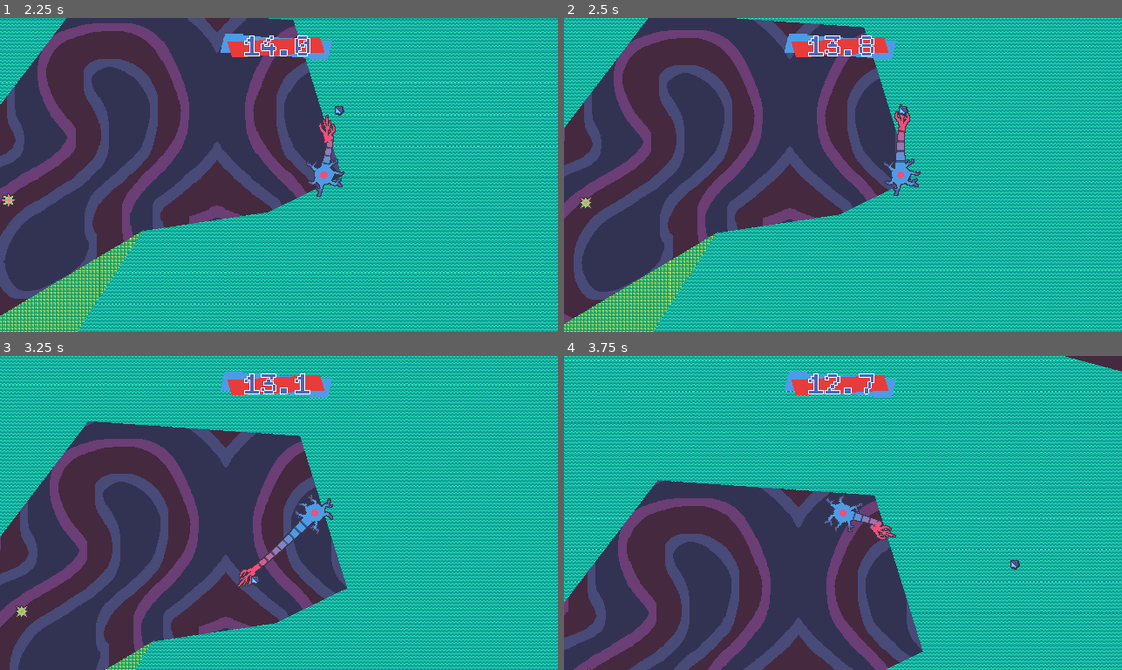
Above: before the commit, frames 1-4 (two rows, left to right).
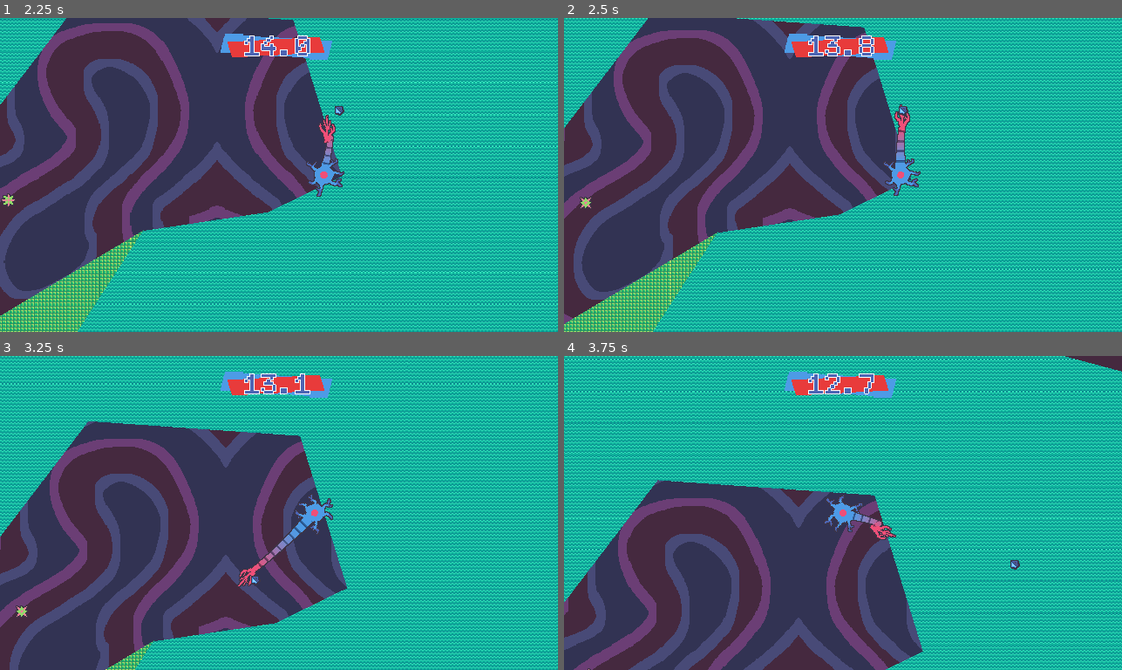
Above: after the commit, the same moments.

Repository: bnhrl/MomentumIsEverythingCountDown
Game: Godot game, scene res://Game/Levels/Level4/level_4.tscn
Two runs of this game, one before a commit and one after it. Both use one fixed random seed, a clock stepped at 60 frames per second and the inputs below. This scene is started directly instead of the project's main scene.
Inputs (mouse positions are in pixels of both pictures, inside the frame that each line leads up to):
- Up to frame 1 (2.25 s): move the mouse to (401, 159) at 0.52 s; hold D (right) 0.53-1.28 s; click (401, 159) at 0.6 s; move the mouse to (167, 190) at 1.27 s; hold S (down) 1.28-2.03 s; click (167, 190) at 1.35 s; move the mouse to (334, 105) at 2.02 s; hold D (right) from 2.03 s (still down); click (334, 105) at 2.1 s
- Up to frame 2 (2.5 s): keep holding D (right)
- Up to frame 3 (3.25 s): move the mouse to (251, 575) at 2.77 s; release D (right) at 2.78 s; hold W (up) from 2.78 s (still down); click (251, 575) at 2.85 s
- Up to frame 4 (3.75 s): move the mouse to (1010, 560) at 3.52 s; release W (up) at 3.53 s; hold A (left) from 3.53 s (still down); click (1010, 560) at 3.6 s

Frame 1 is identical in both runs. In frame 2, 0.2% of the frame differs, in the area x 15-100%, y 80-81%; in frame 3, 0.2%; in frame 4, 0.4%, in the area x 0-100%, y 1-72%.

Commit message:
Added tutorials to Levels 2 & 4

Diff:
--- a/Game/Levels/Level2/level_2.tscn
+++ b/Game/Levels/Level2/level_2.tscn
@@ -142,9 +142,25 @@
 
 [node name="Gate0" parent="Interactables" parent_id_path=PackedInt32Array(1223907740) index="1" unique_id=1337174415 instance=ExtResource("3_anfux")]
 position = Vector2(1880, 1143)
-polygon = PackedVector2Array(182, 6, -76, 48, -71, 11, 168, -47)
+polygon = PackedVector2Array(182, 6, 51, 29, -65, 82, -81, 34, 31, -14, 168, -47)
 
 [node name="CompletionZone0" parent="CompletionZones" parent_id_path=PackedInt32Array(1863227345) index="0" unique_id=241888325 instance=ExtResource("4_c2w21")]
 position = Vector2(3236, 664)
 
+[node name="Tutorial0" type="RichTextLabel" parent="." index="12" unique_id=1789180879]
+clip_contents = false
+offset_left = 1762.0
+offset_top = 999.0
+offset_right = 1953.0
+offset_bottom = 1107.0
+mouse_filter = 2
+theme_override_colors/default_color = Color(0.78039217, 0.8627451, 0.8156863, 1)
+theme_override_colors/font_outline_color = Color(0.18039216, 0.13333334, 0.18431373, 1)
+theme_override_constants/outline_size = 4
+bbcode_enabled = true
+text = "OBSTACLES require TERMINALS to be pressed."
+scroll_active = false
+horizontal_alignment = 1
+vertical_alignment = 1
+
 [connection signal="pressed" from="Interactables/WorldButton0" to="Interactables/Gate0" method="disable"]
--- a/Game/Levels/Level4/level_4.tscn
+++ b/Game/Levels/Level4/level_4.tscn
@@ -14,40 +14,40 @@
 [ext_resource type="PackedScene" uid="uid://d3xhd06mdlv8l" path="res://Game/Enemies/WhiteBloodCell/white_blood_cell.tscn" id="12_kt7sb"]
 [ext_resource type="PackedScene" uid="uid://b4ofsy8drss" path="res://Game/CompletionZone/completion_zone.tscn" id="13_u2x10"]
 
-[sub_resource type="ShaderMaterial" id="ShaderMaterial_p51bn"]
-shader = ExtResource("3_phe42")
-shader_parameter/tile_texture = ExtResource("4_5nthq")
-shader_parameter/tile_size = Vector2(16, 16)
-
-[sub_resource type="ShaderMaterial" id="ShaderMaterial_o31rp"]
-shader = ExtResource("3_phe42")
-shader_parameter/tile_texture = ExtResource("5_k0vog")
-shader_parameter/tile_size = Vector2(16, 16)
-
-[sub_resource type="ShaderMaterial" id="ShaderMaterial_2e57j"]
-shader = ExtResource("3_phe42")
-shader_parameter/tile_texture = ExtResource("4_5nthq")
-shader_parameter/tile_size = Vector2(16, 16)
-
-[sub_resource type="ShaderMaterial" id="ShaderMaterial_rifrr"]
-shader = ExtResource("3_phe42")
-shader_parameter/tile_texture = ExtResource("5_k0vog")
-shader_parameter/tile_size = Vector2(16, 16)
-
-[sub_resource type="ShaderMaterial" id="ShaderMaterial_sk6u5"]
-shader = ExtResource("3_phe42")
-shader_parameter/tile_texture = ExtResource("6_80j1j")
-shader_parameter/tile_size = Vector2(16, 16)
-
-[sub_resource type="ShaderMaterial" id="ShaderMaterial_ndkpr"]
-shader = ExtResource("3_phe42")
-shader_parameter/tile_texture = ExtResource("5_k0vog")
-shader_parameter/tile_size = Vector2(16, 16)
-
 [sub_resource type="ShaderMaterial" id="ShaderMaterial_b5xo0"]
 shader = ExtResource("3_phe42")
 shader_parameter/tile_texture = ExtResource("7_c72gb")
 shader_parameter/tile_size = Vector2(720, 1280)
+
+[sub_resource type="ShaderMaterial" id="ShaderMaterial_p51bn"]
+shader = ExtResource("3_phe42")
+shader_parameter/tile_texture = ExtResource("4_5nthq")
+shader_parameter/tile_size = Vector2(16, 16)
+
+[sub_resource type="ShaderMaterial" id="ShaderMaterial_o31rp"]
+shader = ExtResource("3_phe42")
+shader_parameter/tile_texture = ExtResource("5_k0vog")
+shader_parameter/tile_size = Vector2(16, 16)
+
+[sub_resource type="ShaderMaterial" id="ShaderMaterial_2e57j"]
+shader = ExtResource("3_phe42")
+shader_parameter/tile_texture = ExtResource("4_5nthq")
+shader_parameter/tile_size = Vector2(16, 16)
+
+[sub_resource type="ShaderMaterial" id="ShaderMaterial_rifrr"]
+shader = ExtResource("3_phe42")
+shader_parameter/tile_texture = ExtResource("5_k0vog")
+shader_parameter/tile_size = Vector2(16, 16)
+
+[sub_resource type="ShaderMaterial" id="ShaderMaterial_sk6u5"]
+shader = ExtResource("3_phe42")
+shader_parameter/tile_texture = ExtResource("6_80j1j")
+shader_parameter/tile_size = Vector2(16, 16)
+
+[sub_resource type="ShaderMaterial" id="ShaderMaterial_ndkpr"]
+shader = ExtResource("3_phe42")
+shader_parameter/tile_texture = ExtResource("5_k0vog")
+shader_parameter/tile_size = Vector2(16, 16)
 
 [sub_resource type="NavigationPolygon" id="NavigationPolygon_oqxu2"]
 vertices = PackedVector2Array(-1401.1172, 2611, -1460, 2611, -1460, 2518.3281, 511.6797, 592.7422, 737, 495.3125, 737,  …(2327 unchanged characters)…
@@ -68,6 +68,9 @@
 [node name="CountDownTimer" parent="." index="3" unique_id=102296066]
 time = 16.0
 
+[node name="Background" parent="." index="4" unique_id=675105712]
+material = SubResource("ShaderMaterial_b5xo0")
+
 [node name="PolygonWall0" parent="WallLayer/PolygonWalls" parent_id_path=PackedInt32Array(576414089) index="0" unique_id=293361938 instance=ExtResource("2_6vi2e")]
 material = SubResource("ShaderMaterial_p51bn")
 position = Vector2(-942, 641)
@@ -99,9 +102,6 @@
 position = Vector2(-438, 1259)
 polygon = PackedVector2Array(334, 106, 119, -348, -179, -370, -301, -350, -196, -152, -177, 227, -194, 414, 32, 422, 335, 450)
 
-[node name="Background" parent="." index="5" unique_id=675105712]
-material = SubResource("ShaderMaterial_b5xo0")
-
 [node name="NavigationRegion" parent="." index="6" unique_id=517625210]
 visible = false
 navigation_polygon = SubResource("NavigationPolygon_oqxu2")
@@ -141,7 +141,7 @@
 
 [node name="Gate0" parent="Interactables" parent_id_path=PackedInt32Array(1223907740) index="0" unique_id=1337174415 instance=ExtResource("9_gjb20")]
 position = Vector2(-941, 1789)
-polygon = PackedVector2Array(274, 73, -6, 35, -4, -4, 272, 42)
+polygon = PackedVector2Array(274, 73, 128, 40, -19, 63, -27, 30, 127, 11, 272, 42)
 
 [node name="WorldButton0" parent="Interactables" parent_id_path=PackedInt32Array(1223907740) index="1" unique_id=1576954058 instance=ExtResource("10_vy2vm")]
 position = Vector2(-278, 2076)
@@ -179,5 +179,37 @@
 [node name="CompletionZone0" parent="CompletionZones" parent_id_path=PackedInt32Array(1863227345) index="0" unique_id=241888325 instance=ExtResource("13_u2x10")]
 position = Vector2(-799, 1044)
 
+[node name="Tutorial0" type="RichTextLabel" parent="." index="12" unique_id=547506324]
+clip_contents = false
+offset_left = -468.0
+offset_top = 627.0
+offset_right = -248.0
+offset_bottom = 735.0
+mouse_filter = 2
+theme_override_colors/default_color = Color(0.78039217, 0.8627451, 0.8156863, 1)
+theme_override_colors/font_outline_color = Color(0.18039216, 0.13333334, 0.18431373, 1)
+theme_override_constants/outline_size = 4
+bbcode_enabled = true
+text = "WHITE BLOOD CELLS can be grappled onto."
+scroll_active = false
+horizontal_alignment = 1
+vertical_alignment = 1
+
+[node name="Tutorial1" type="RichTextLabel" parent="." index="13" unique_id=1582454692]
+clip_contents = false
+offset_left = -1030.0
+offset_top = 210.0
+offset_right = -810.0
+offset_bottom = 318.0
+mouse_filter = 2
+theme_override_colors/default_color = Color(0.78039217, 0.8627451, 0.8156863, 1)
+theme_override_colors/font_outline_color = Color(0.18039216, 0.13333334, 0.18431373, 1)
+theme_override_constants/outline_size = 4
+bbcode_enabled = true
+text = "They will ELIMINATE you if you do not have enough MOMENTUM."
+scroll_active = false
+horizontal_alignment = 1
+vertical_alignment = 1
+
 [connection signal="pressed" from="Interactables/WorldButton0" to="Interactables/Gate0" method="disable"]
 [connection signal="level_completed" from="CompletionZones/CompletionZone0" to="." method="level_completed"]
--- /dev/null
+++ b/Game/Levels/Level5/level_5.tscn
@@ -0,0 +1,5 @@
+[gd_scene format=3 uid="uid://bccx6wix5f4si"]
+
+[ext_resource type="PackedScene" uid="uid://co1sgdv2x4nyr" path="res://Game/Levels/_Base/level.tscn" id="1_7f8el"]
+
+[node name="Level5" unique_id=1414133645 instance=ExtResource("1_7f8el")]
